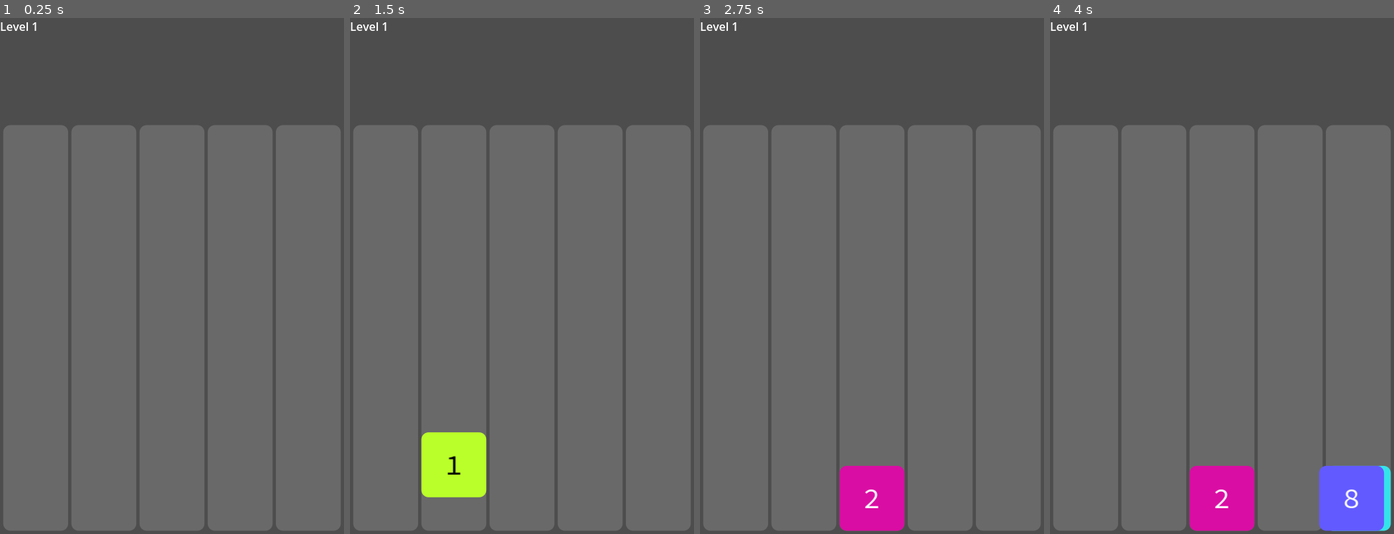
Above: before the commit, frames 1-4 (left to right).
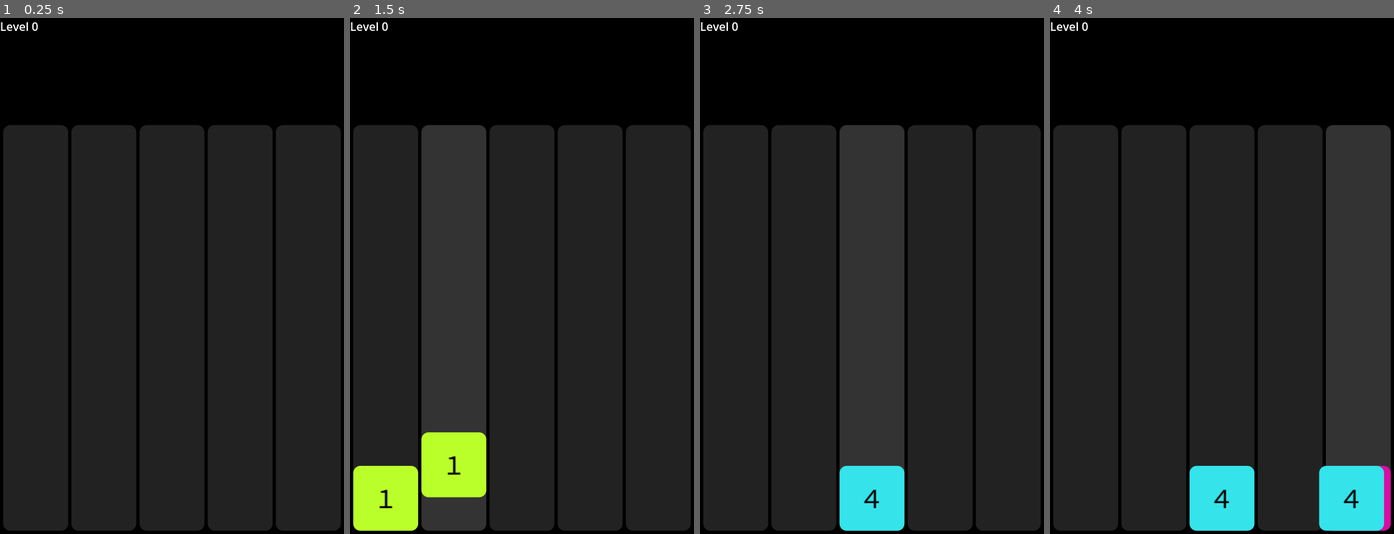
Above: after the commit, the same moments.

Repository: paulwrubel/merge-mania
Game: Godot game, scene res://scenes/main/main.tscn
Same seed, same stepped clock (60 frames per second), same inputs: the game is played once before the commit and once after it.
Inputs (mouse positions are in pixels of both pictures, inside the frame that each line leads up to):
- Up to frame 1 (0.25 s): no input
- Up to frame 2 (1.5 s): tap Enter at 0.5 s; move the mouse to (384, 327) at 0.52 s; click (384, 327) at 0.67 s; move the mouse to (453, 327) at 1.27 s; click (453, 327) at 1.42 s
- Up to frame 3 (2.75 s): move the mouse to (872, 327) at 2.02 s; click (872, 327) at 2.17 s
- Up to frame 4 (4 s): move the mouse to (1290, 327) at 2.77 s; click (1290, 327) at 2.92 s; tap Space at 3.5 s; move the mouse to (1359, 327) at 3.52 s; click (1359, 327) at 3.67 s

The runs differ from the first frame. In frame 1, 100% of the frame differs, in the area x 0-100%, y 0-100%; in frame 2, 98%; in frame 3, 100%; in frame 4, 100%.

Commit message:
something

Diff:
--- a/project.godot
+++ b/project.godot
@@ -26,3 +26,4 @@
 
 renderer/rendering_method="gl_compatibility"
 renderer/rendering_method.mobile="gl_compatibility"
+environment/defaults/default_clear_color=Color(0, 0, 0, 1)
--- a/scenes/board/board.gd
+++ b/scenes/board/board.gd
@@ -63,8 +63,6 @@
 
 # Called when the node enters the scene tree for the first time.
 func _ready():
-	current_level = 1
-	current_level_changed.emit(1)
 
 	# initialize blocks grid
 	for x in range(column_count):
@@ -80,7 +78,6 @@
 		column.index = i
 		column.position = Vector2(column_x, padding)
 		column.size = Vector2(block_size, height - padding * 2)
-		column.background_color = Color.DIM_GRAY
 		column.board = self
 
 		add_child(column)
--- a/scenes/column/column.gd
+++ b/scenes/column/column.gd
@@ -5,15 +5,17 @@
 
 var index: int
 var size := Vector2(100, 200)
-var background_color := Color.DIM_GRAY
-var toggled_color := Color.RED
-var is_toggled := false
+var background_color := Color.html("#222222")
+var hover_color := Color.html("#333333")
+var is_hovering := false
 
 const ROUNDED_CORNER_SIZE = 10
 const LOCAL_POSITION = Vector2(0, 0)
 
 # Called when the node enters the scene tree for the first time.
 func _ready():
+	mouse_entered.connect(_on_mouse_entered)
+	mouse_exited.connect(_on_mouse_exited)
 	$CollisionShape2D.shape.size = size
 	$CollisionShape2D.position = size / 2
 
@@ -26,9 +28,17 @@
 		if event.pressed and event.button_index == MOUSE_BUTTON_LEFT:
 			board.try_spawn_initial_block_in(index)
 
+func _on_mouse_entered():
+	is_hovering = true
+
+func _on_mouse_exited():
+	is_hovering = false
+
 func _draw():
 	var style_box = StyleBoxFlat.new()
 	style_box.set_corner_radius_all(ROUNDED_CORNER_SIZE)
-	style_box.bg_color = toggled_color if is_toggled else background_color
+	var color = hover_color if is_hovering else background_color
+	print(color)
+	style_box.bg_color = color
 
 	draw_style_box(style_box, Rect2(LOCAL_POSITION, size))
